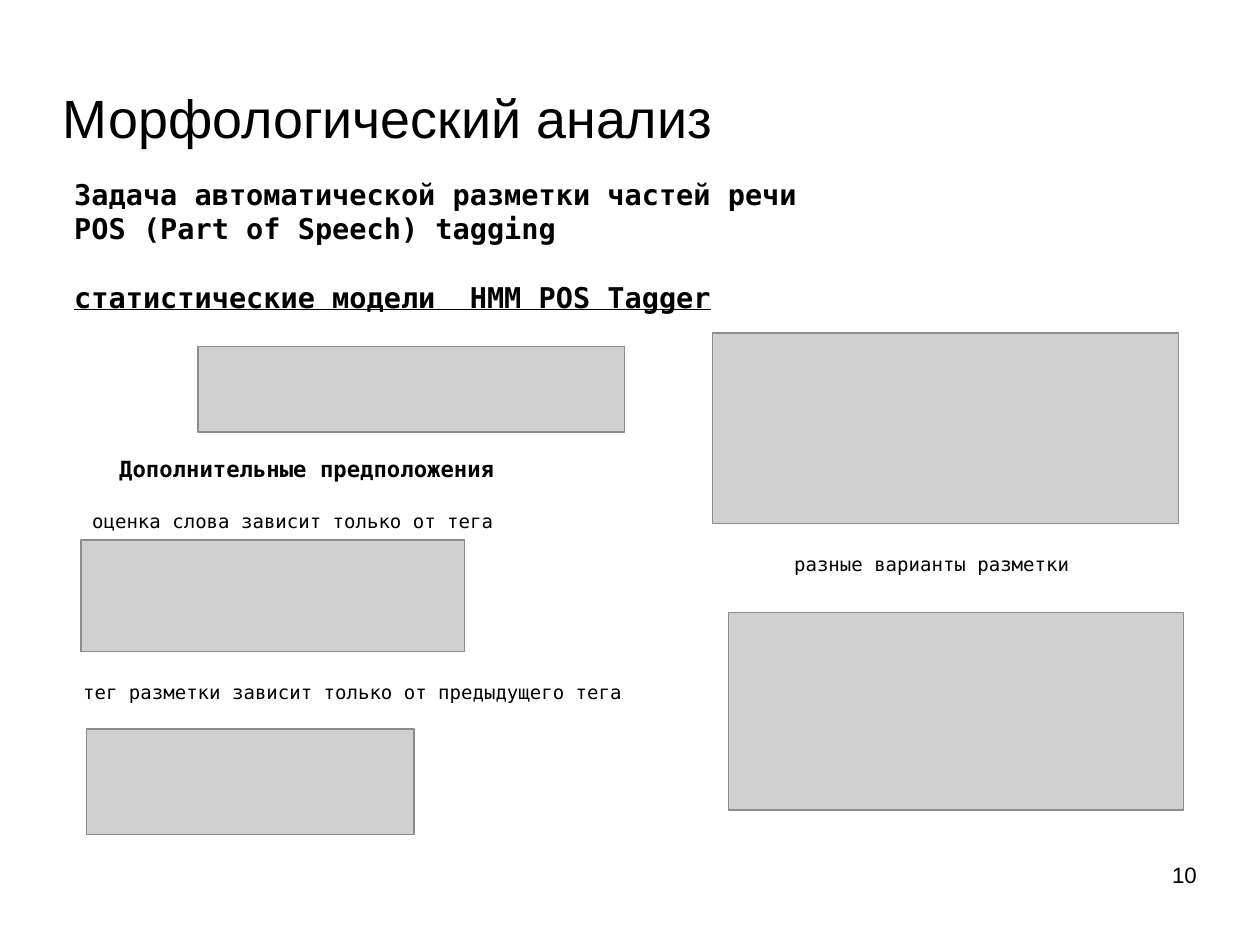
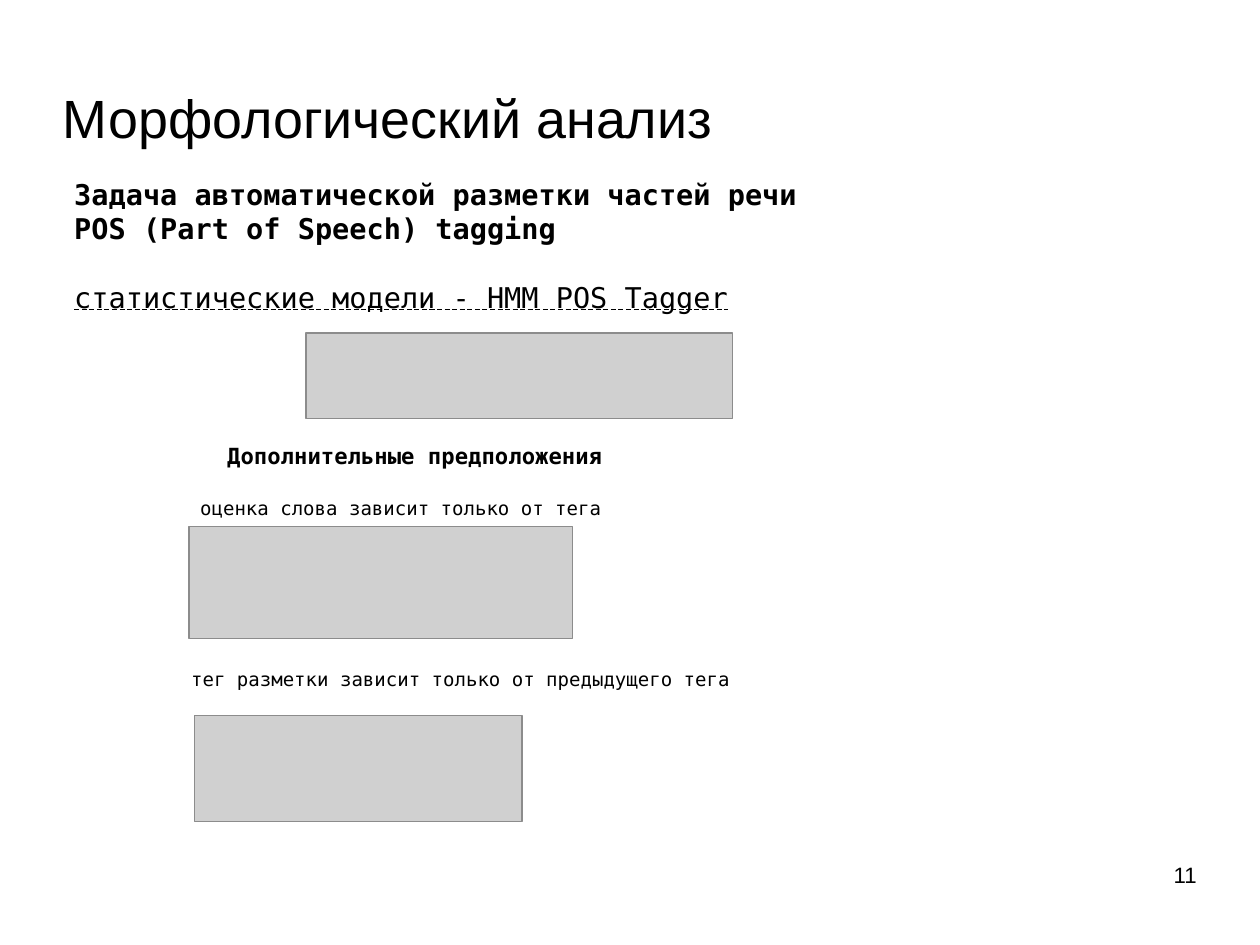
Before and after one commit to mechanoid5/ml_nlp_2022, a slide deck: slide 11 of 06-morph.odp (slide 10 before the commit). Drawn at 1260x945 pixels with LibreOffice and Linux fonts; fonts in the diff are those of the drawing; grey boxes stand for pictures; background and template pictures are left out. Boxes give left, top, right and bottom in pixels: in the first picture for what was removed or moved away, otherwise in the second. Text is boxed around its words. In the diff, an @@ line names an element or a change of style, - is before the commit and + after.

```diff
--- a/06-morph.odp
+++ b/06-morph.odp
@@ text at [74,286,728,314]: text changed; bold off @@
-статистические модели HMM POS Tagger
+статистические модели - HMM POS Tagger
@@ picture removed at [712,333,1179,524] @@
@@ 3 texts, 2 pictures: place and size @@
-3 texts, 2 pictures at [81,346,624,703]
+3 texts, 2 pictures at [189,333,733,690]
@@ text removed at [794,560,1069,575] @@
-разные варианты разметки
@@ picture removed at [729,613,1185,811] @@
@@ picture: place and size @@
-picture at [87,729,414,836]
+picture at [194,716,521,822]
@@ page number at [1174,867,1197,883]: text changed @@
-10
+11
```
Also in this commit, not shown: 6 other slides changed, 3 slides added, 1 other file.
